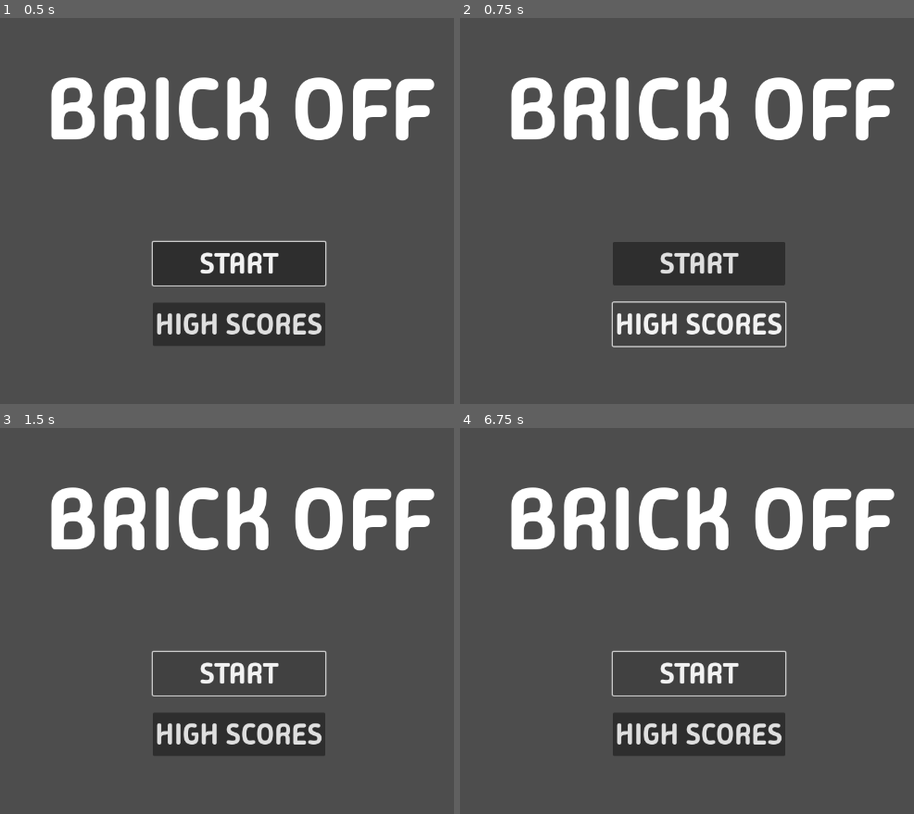
Above: before the commit, frames 1-4 (two rows, left to right).
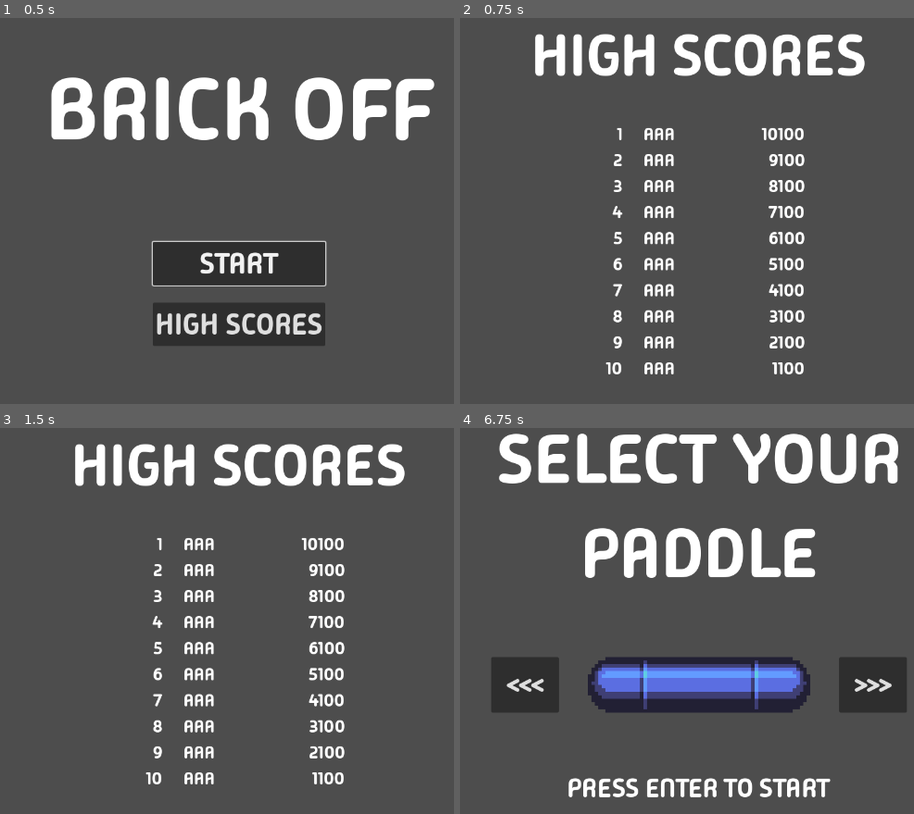
Above: after the commit, the same moments.

Repository: lazaromenezes/edx-games50
Game: Godot game, scene res://scenes/title_screen/title_screen.tscn
Two runs of this game, one before a commit and one after it. Both use one fixed random seed, a clock stepped at 60 frames per second and the inputs below. Before the commit the project starts from res://scenes/title_screen.tscn.
Inputs (mouse positions are in pixels of both pictures, inside the frame that each line leads up to):
- Up to frame 1 (0.5 s): no input
- Up to frame 2 (0.75 s): click "HIGH SCORES" at 0.5 s
- Up to frame 3 (1.5 s): click (240, 675) at 1.25 s, where only the run before the commit has a clickable "START"
- Up to frame 4 (6.75 s): click (700, 675) at 2 s, where only the run before the commit has a clickable "START"; tap Enter (ui_accept) at 2.75, 3.6, 3.77, 4.07, 4.25, 5.1, 5.27, 5.57, 5.75 s; hold Right (move_right, bound only after the commit) 2.78-3.53 s; hold Enter (ui_accept) 2.78-3.53 s; hold Left (move_left, bound only after the commit) 3.53-4.28 s; hold Enter (ui_accept) 4.28-5.03 s; hold Right (move_right, bound only after the commit) 4.28-5.78 s; hold Left (move_left, bound only after the commit) 5.78-6.5 s; hold Enter (ui_accept) 5.78-6.5 s; tap Escape (ui_cancel) at 6.4 s; click "START" at 6.5 s

Frame 1 is identical in both runs. In frame 2, 19% of the frame differs, in the area x 11-96%, y 4-93%; in frame 3, 18%; in frame 4, 31%, in the area x 6-99%, y 1-96%.

Commit message:
Finish paddle selection

Diff:
--- /dev/null
+++ b/brick_off/lib/game_state.gd
@@ -0,0 +1,5 @@
+extends Node
+
+var selected_paddle: int = 0
+
+var selected_paddle_texture: AtlasTexture
--- /dev/null
+++ b/brick_off/lib/scene_manager.gd
@@ -0,0 +1,21 @@
+extends Node
+
+const HIGH_SCORE: String = "HIGH_SCORE"
+const TITLE: String = "TITLE"
+const GAME: String = "GAME"
+const PADDLE_SELECT: String = "PADDLE_SELECT"
+
+var highScoresScene: PackedScene = preload ("res://scenes/high_scores/high_scores.tscn")
+var titleScreen: PackedScene = preload ("res://scenes/title_screen/title_screen.tscn")
+var gameScreen: PackedScene = preload ("res://scenes/game/game.tscn")
+var paddleSelect: PackedScene = preload ("res://scenes/paddle_select/paddle_select.tscn")
+
+var scenes: Dictionary = {
+	HIGH_SCORE: highScoresScene,
+	TITLE: titleScreen,
+	GAME: gameScreen,
+	PADDLE_SELECT: paddleSelect
+}
+
+func change_to(scene: String):
+	get_tree().change_scene_to_packed(scenes[scene])
--- a/brick_off/project.godot
+++ b/brick_off/project.godot
@@ -12,15 +12,35 @@
 
 config/name="Brick Off"
 config/tags=PackedStringArray("edx_games_50", "study", "v4.3")
-run/main_scene="res://scenes/title_screen.tscn"
+run/main_scene="res://scenes/title_screen/title_screen.tscn"
 config/features=PackedStringArray("4.3", "GL Compatibility")
 config/icon="res://icon.svg"
+
+[autoload]
+
+SceneManager="*res://lib/scene_manager.gd"
+GameState="*res://lib/game_state.gd"
 
 [display]
 
 window/size/viewport_width=1280
 window/size/viewport_height=720
 
+[input]
+
+move_left={
+"deadzone": 0.5,
+"events": [Object(InputEventKey,"resource_local_to_scene":false,"resource_name":"","device":-1,"window_id":0,"alt_pressed":false,"shift_pressed":false,"ctrl_pressed":false,"meta_pressed":false,"pressed":false,"keycode":0,"physical_keycode":4194319,"key_label":0,"unicode":0,"location":0,"echo":false,"script":null)
+, Object(InputEventJoypadMotion,"resource_local_to_scene":false,"resource_name":"","device":-1,"axis":0,"axis_value":-1.0,"script":null)
+]
+}
+move_right={
+"deadzone": 0.5,
+"events": [Object(InputEventKey,"resource_local_to_scene":false,"resource_name":"","device":-1,"window_id":0,"alt_pressed":false,"shift_pressed":false,"ctrl_pressed":false,"meta_pressed":false,"pressed":false,"keycode":0,"physical_keycode":4194321,"key_label":0,"unicode":0,"location":0,"echo":false,"script":null)
+, Object(InputEventJoypadMotion,"resource_local_to_scene":false,"resource_name":"","device":-1,"axis":0,"axis_value":1.0,"script":null)
+]
+}
+
 [rendering]
 
 renderer/rendering_method="gl_compatibility"
--- /dev/null
+++ b/brick_off/resources/paddles/paddle_blue_medium.tres
@@ -0,0 +1,7 @@
+[gd_resource type="AtlasTexture" load_steps=2 format=3 uid="uid://cpm38l8ldc0xn"]
+
+[ext_resource type="Texture2D" uid="uid://ve5tgnnpclqx" path="res://assets/breakout_big.png" id="1_o4kfg"]
+
+[resource]
+atlas = ExtResource("1_o4kfg")
+region = Rect2(192, 384, 384, 96)
--- /dev/null
+++ b/brick_off/resources/paddles/paddle_green_medium.tres
@@ -0,0 +1,7 @@
+[gd_resource type="AtlasTexture" load_steps=2 format=3 uid="uid://btqx8iwk5s3hm"]
+
+[ext_resource type="Texture2D" uid="uid://ve5tgnnpclqx" path="res://assets/breakout_big.png" id="1_xrq6g"]
+
+[resource]
+atlas = ExtResource("1_xrq6g")
+region = Rect2(192, 576, 384, 96)
--- /dev/null
+++ b/brick_off/resources/paddles/paddle_purple_medium.tres
@@ -0,0 +1,7 @@
+[gd_resource type="AtlasTexture" load_steps=2 format=3 uid="uid://dnufk1njqbbjh"]
+
+[ext_resource type="Texture2D" uid="uid://ve5tgnnpclqx" path="res://assets/breakout_big.png" id="1_ea222"]
+
+[resource]
+atlas = ExtResource("1_ea222")
+region = Rect2(192, 960, 384, 96)
--- /dev/null
+++ b/brick_off/resources/paddles/paddle_red_medium.tres
@@ -0,0 +1,7 @@
+[gd_resource type="AtlasTexture" load_steps=2 format=3 uid="uid://dfq5iup8e65ed"]
+
+[ext_resource type="Texture2D" uid="uid://ve5tgnnpclqx" path="res://assets/breakout_big.png" id="1_8qdnx"]
+
+[resource]
+atlas = ExtResource("1_8qdnx")
+region = Rect2(192, 768, 384, 96)
--- /dev/null
+++ b/brick_off/scenes/game/game.gd
@@ -0,0 +1,5 @@
+extends Node2D
+
+func _unhandled_input(event: InputEvent) -> void:
+	if event.is_action_pressed("ui_cancel"):
+		SceneManager.change_to(SceneManager.TITLE)
--- /dev/null
+++ b/brick_off/scenes/game/game.tscn
@@ -0,0 +1,11 @@
+[gd_scene load_steps=3 format=3 uid="uid://b5y8k8fa6p0da"]
+
+[ext_resource type="Script" path="res://scenes/game/game.gd" id="1_om1mc"]
+[ext_resource type="PackedScene" uid="uid://dtfitu5new3yh" path="res://scenes/paddle/paddle.tscn" id="2_tbegc"]
+
+[node name="Game" type="Node2D"]
+script = ExtResource("1_om1mc")
+
+[node name="Paddle" parent="." instance=ExtResource("2_tbegc")]
+position = Vector2(633, 681)
+scale = Vector2(0.5, 0.5)
--- /dev/null
+++ b/brick_off/scenes/high_scores/high_score_row.gd
@@ -0,0 +1,7 @@
+class_name HighScoreRow
+extends HBoxContainer
+
+func set_score(placement: int, playerName: String, score: int):
+	$Position.text = str(placement)
+	$Name.text = playerName
+	$Score.text = str(score)
--- /dev/null
+++ b/brick_off/scenes/high_scores/high_score_row.tscn
@@ -0,0 +1,42 @@
+[gd_scene load_steps=2 format=3 uid="uid://4x4x8jx78rvf"]
+
+[ext_resource type="Script" path="res://scenes/high_scores/high_score_row.gd" id="1_ne7fk"]
+
+[node name="HighScoreRow" type="HBoxContainer"]
+auto_translate_mode = 1
+offset_right = 203.0
+offset_bottom = 42.0
+size_flags_horizontal = 10
+size_flags_vertical = 4
+theme_override_constants/separation = 25
+script = ExtResource("1_ne7fk")
+
+[node name="Position" type="Label" parent="."]
+auto_translate_mode = 1
+custom_minimum_size = Vector2(50, 0)
+layout_mode = 2
+size_flags_horizontal = 0
+theme_override_font_sizes/font_size = 30
+text = "1."
+horizontal_alignment = 2
+vertical_alignment = 1
+
+[node name="Name" type="Label" parent="."]
+auto_translate_mode = 1
+custom_minimum_size = Vector2(65, 0)
+layout_mode = 2
+size_flags_horizontal = 0
+theme_override_font_sizes/font_size = 30
+text = "AAA"
+horizontal_alignment = 2
+vertical_alignment = 1
+
+[node name="Score" type="Label" parent="."]
+auto_translate_mode = 1
+custom_minimum_size = Vector2(200, 0)
+layout_mode = 2
+size_flags_horizontal = 10
+theme_override_font_sizes/font_size = 30
+text = "1000"
+horizontal_alignment = 2
+vertical_alignment = 1
--- /dev/null
+++ b/brick_off/scenes/high_scores/high_scores.gd
@@ -0,0 +1,14 @@
+extends Control
+
+var scoreRowScene: PackedScene = preload("res://scenes/high_scores/high_score_row.tscn")
+
+# Called when the node enters the scene tree for the first time.
+func _ready() -> void:
+	for i in 10:
+		var score_row: HighScoreRow = scoreRowScene.instantiate()
+		score_row.set_score(i + 1, "AAA", (10 - i) * 1000 + 100)
+		%ScoreTable.add_child(score_row)
+
+func _unhandled_input(event: InputEvent) -> void:
+	if event.is_action_pressed("ui_cancel"):
+		SceneManager.change_to(SceneManager.TITLE)
--- /dev/null
+++ b/brick_off/scenes/high_scores/high_scores.tscn
@@ -0,0 +1,43 @@
+[gd_scene load_steps=3 format=3 uid="uid://dv35i41le5fhn"]
+
+[ext_resource type="Theme" uid="uid://c0j68svnqomy8" path="res://resources/main_theme.tres" id="1_2w4of"]
+[ext_resource type="Script" path="res://scenes/high_scores/high_scores.gd" id="2_d2frw"]
+
+[node name="HighScores" type="Control"]
+layout_mode = 3
+anchors_preset = 15
+anchor_right = 1.0
+anchor_bottom = 1.0
+grow_horizontal = 2
+grow_vertical = 2
+theme = ExtResource("1_2w4of")
+script = ExtResource("2_d2frw")
+
+[node name="VBoxContainer" type="VBoxContainer" parent="."]
+layout_mode = 1
+anchors_preset = 8
+anchor_left = 0.5
+anchor_top = 0.5
+anchor_right = 0.5
+anchor_bottom = 0.5
+offset_left = -20.0
+offset_top = -20.0
+offset_right = 20.0
+offset_bottom = 20.0
+grow_horizontal = 2
+grow_vertical = 2
+theme_override_constants/separation = 50
+
+[node name="Title" type="Label" parent="VBoxContainer"]
+auto_translate_mode = 1
+layout_mode = 2
+theme_override_font_sizes/font_size = 100
+text = "HIGH SCORES"
+horizontal_alignment = 1
+vertical_alignment = 1
+
+[node name="ScoreTable" type="VBoxContainer" parent="VBoxContainer"]
+unique_name_in_owner = true
+layout_mode = 2
+size_flags_horizontal = 4
+size_flags_vertical = 4
--- /dev/null
+++ b/brick_off/scenes/paddle/paddle.gd
@@ -0,0 +1,19 @@
+extends StaticBody2D
+
+@export var move_speed: float = 100
+
+var _min_position: float
+var _max_position: float
+
+func _ready() -> void:
+	_min_position = $Sprite2D.texture.region.size.x / 2 * scale.x
+	_max_position = get_viewport_rect().size.x - _min_position
+
+	$Sprite2D.texture = GameState.selected_paddle_texture
+
+func _physics_process(delta: float) -> void:
+	var input = Input.get_axis("move_left", "move_right")
+
+	var new_position = position.x + input * move_speed * delta
+
+	position.x = clamp(new_position, _min_position, _max_position)
--- /dev/null
+++ b/brick_off/scenes/paddle/paddle.tscn
@@ -0,0 +1,19 @@
+[gd_scene load_steps=4 format=3 uid="uid://dtfitu5new3yh"]
+
+[ext_resource type="Script" path="res://scenes/paddle/paddle.gd" id="1_q2exg"]
+[ext_resource type="Texture2D" uid="uid://cpm38l8ldc0xn" path="res://resources/paddles/paddle_blue_medium.tres" id="1_ty4xw"]
+
+[sub_resource type="CapsuleShape2D" id="CapsuleShape2D_bg2li"]
+radius = 48.0
+height = 386.0
+
+[node name="Paddle" type="StaticBody2D"]
+script = ExtResource("1_q2exg")
+move_speed = 250.0
+
+[node name="Sprite2D" type="Sprite2D" parent="."]
+texture = ExtResource("1_ty4xw")
+
+[node name="CollisionShape2D" type="CollisionShape2D" parent="."]
+rotation = 1.5708
+shape = SubResource("CapsuleShape2D_bg2li")
--- /dev/null
+++ b/brick_off/scenes/paddle_select/paddle_select.gd
@@ -0,0 +1,21 @@
+extends Control
+
+@export var available_paddles: Array[AtlasTexture]
+
+var _current_paddle: int = 0:
+	set(value):
+		_current_paddle = value
+		%Paddle.texture =available_paddles[value]
+
+func _on_right_button_pressed() -> void:
+	if _current_paddle < available_paddles.size() - 1:
+		_current_paddle += 1
+
+func _on_left_button_pressed() -> void:
+	if _current_paddle > 0:
+		_current_paddle -= 1
+
+func _unhandled_input(event: InputEvent) -> void:
+	if event.is_action_pressed("ui_accept"):
+		GameState.selected_paddle_texture = available_paddles[_current_paddle]
+		SceneManager.change_to(SceneManager.GAME)
--- /dev/null
+++ b/brick_off/scenes/paddle_select/paddle_select.tscn
@@ -0,0 +1,85 @@
+[gd_scene load_steps=7 format=3 uid="uid://c5certv6f1xya"]
+
+[ext_resource type="Theme" uid="uid://c0j68svnqomy8" path="res://resources/main_theme.tres" id="1_1l5wu"]
+[ext_resource type="Script" path="res://scenes/paddle_select/paddle_select.gd" id="2_jjj00"]
+[ext_resource type="Texture2D" uid="uid://cpm38l8ldc0xn" path="res://resources/paddles/paddle_blue_medium.tres" id="3_a0bga"]
+[ext_resource type="Texture2D" uid="uid://btqx8iwk5s3hm" path="res://resources/paddles/paddle_green_medium.tres" id="4_ej8px"]
+[ext_resource type="Texture2D" uid="uid://dnufk1njqbbjh" path="res://resources/paddles/paddle_purple_medium.tres" id="5_ognpu"]
+[ext_resource type="Texture2D" uid="uid://dfq5iup8e65ed" path="res://resources/paddles/paddle_red_medium.tres" id="6_pottf"]
+
+[node name="PaddleSelect" type="Control"]
+layout_mode = 3
+anchors_preset = 15
+anchor_right = 1.0
+anchor_bottom = 1.0
+grow_horizontal = 2
+grow_vertical = 2
+theme = ExtResource("1_1l5wu")
+script = ExtResource("2_jjj00")
+available_paddles = Array[AtlasTexture]([ExtResource("3_a0bga"), ExtResource("4_ej8px"), ExtResource("5_ognpu"), ExtResource("6_pottf")])
+
+[node name="TextureRect" type="TextureRect" parent="."]
+auto_translate_mode = 1
+layout_mode = 1
+anchors_preset = 15
+anchor_right = 1.0
+anchor_bottom = 1.0
+grow_horizontal = 2
+grow_vertical = 2
+
+[node name="VBoxContainer" type="VBoxContainer" parent="."]
+auto_translate_mode = 1
+layout_mode = 1
+anchors_preset = 8
+anchor_left = 0.5
+anchor_top = 0.5
+anchor_right = 0.5
+anchor_bottom = 0.5
+offset_left = -292.0
+offset_top = -206.5
+offset_right = 292.0
+offset_bottom = 206.5
+grow_horizontal = 2
+grow_vertical = 2
+theme_override_constants/separation = 100
+
+[node name="Title" type="Label" parent="VBoxContainer"]
+auto_translate_mode = 1
+layout_mode = 2
+theme_override_font_sizes/font_size = 120
+text = "SELECT YOUR
+PADDLE"
+horizontal_alignment = 1
+vertical_alignment = 1
+
+[node name="HBoxContainer" type="HBoxContainer" parent="VBoxContainer"]
+layout_mode = 2
+size_flags_horizontal = 4
+size_flags_vertical = 0
+theme_override_constants/separation = 50
+
+[node name="LeftButton" type="Button" parent="VBoxContainer/HBoxContainer"]
+layout_mode = 2
+theme_override_font_sizes/font_size = 50
+text = "  <<<  "
+
+[node name="Paddle" type="TextureRect" parent="VBoxContainer/HBoxContainer"]
+unique_name_in_owner = true
+auto_translate_mode = 1
+layout_mode = 2
+texture = ExtResource("3_a0bga")
+
+[node name="RightButton" type="Button" parent="VBoxContainer/HBoxContainer"]
+auto_translate_mode = 1
+layout_mode = 2
+theme_override_font_sizes/font_size = 50
+text = "  >>>  "
+
+[node name="StartButton" type="Label" parent="VBoxContainer"]
+layout_mode = 2
+theme_override_font_sizes/font_size = 45
+text = "PRESS ENTER TO START"
+horizontal_alignment = 1
+
+[connection signal="pressed" from="VBoxContainer/HBoxContainer/LeftButton" to="." method="_on_left_button_pressed"]
+[connection signal="pressed" from="VBoxContainer/HBoxContainer/RightButton" to="." method="_on_right_button_pressed"]
--- a/brick_off/scenes/title_screen.gd
+++ /dev/null
@@ -1,4 +0,0 @@
-extends Control
-
-func _ready() -> void:
-	%StartButton.grab_focus()
--- /dev/null
+++ b/brick_off/scenes/title_screen/title_screen.gd
@@ -0,0 +1,14 @@
+extends Control
+
+func _ready() -> void:
+	%StartButton.grab_focus()
+
+func _unhandled_input(event: InputEvent) -> void:
+	if event.is_action_pressed("ui_cancel"):
+		get_tree().quit(0)
+
+func _on_high_score_button_pressed() -> void:
+	SceneManager.change_to(SceneManager.HIGH_SCORE)
+
+func _on_start_button_pressed() -> void:
+	SceneManager.change_to(SceneManager.PADDLE_SELECT)
--- a/brick_off/scenes/title_screen.tscn
+++ b/brick_off/scenes/title_screen/title_screen.tscn
@@ -1,7 +1,7 @@
 [gd_scene load_steps=3 format=3 uid="uid://lkghu02f5h8h"]
 
 [ext_resource type="Theme" uid="uid://c0j68svnqomy8" path="res://resources/main_theme.tres" id="1_lm6r8"]
-[ext_resource type="Script" path="res://scenes/title_screen.gd" id="2_ql5r4"]
+[ext_resource type="Script" path="res://scenes/title_screen/title_screen.gd" id="2_ql5r4"]
 
 [node name="TitleScreen" type="Control"]
 layout_mode = 3
@@ -59,3 +59,6 @@
 layout_mode = 2
 theme_override_font_sizes/font_size = 50
 text = "HIGH SCORES"
+
+[connection signal="pressed" from="VBoxContainer/VBoxContainer/StartButton" to="." method="_on_start_button_pressed"]
+[connection signal="pressed" from="VBoxContainer/VBoxContainer/HighScoreButton" to="." method="_on_high_score_button_pressed"]
Not shown, added: brick_off/scenes/high_scores/hig9284.tmp
